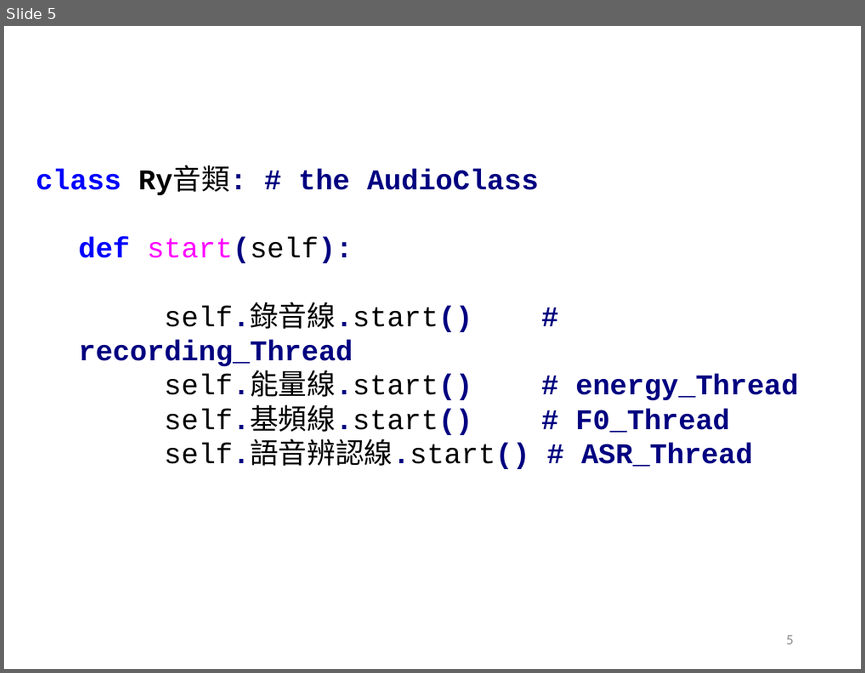
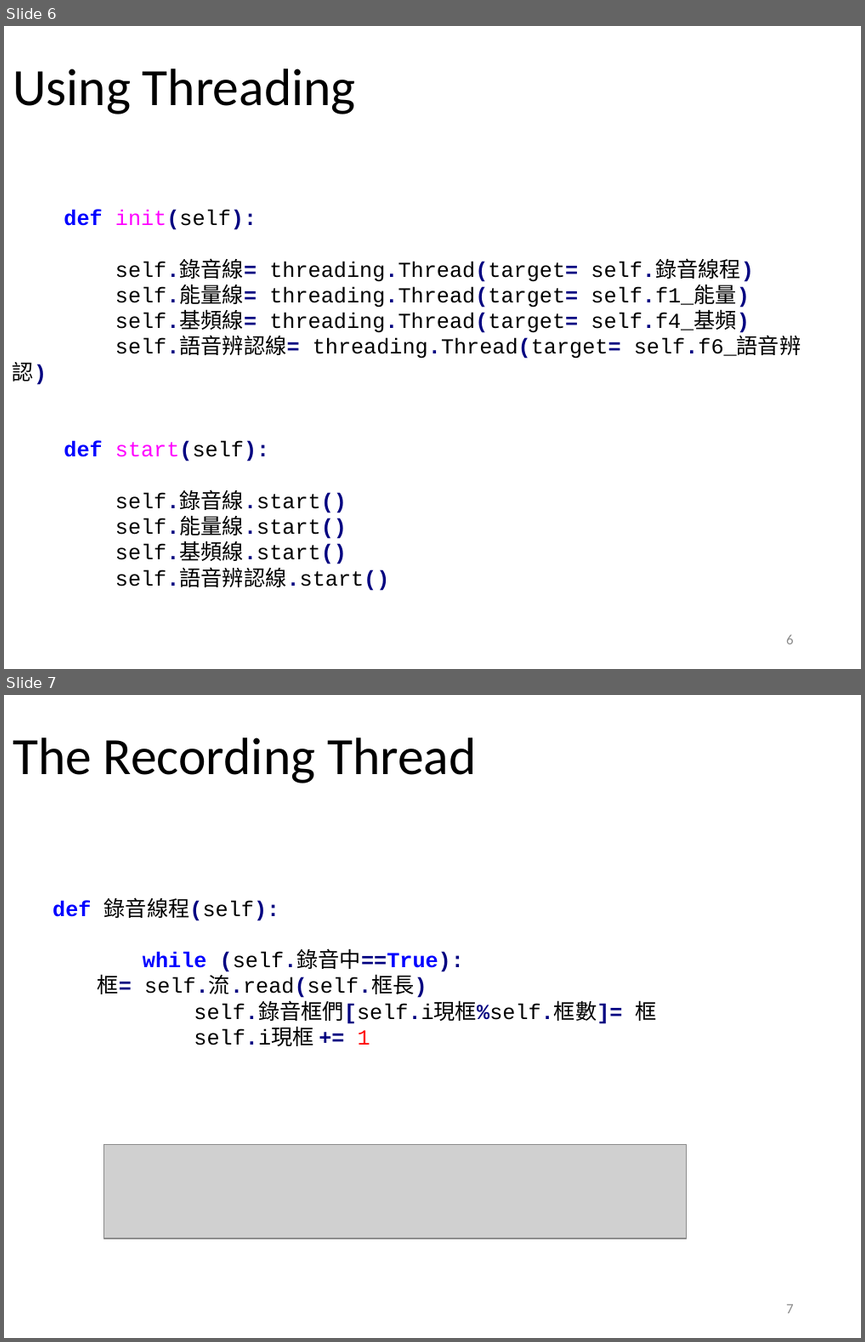
Before and after one commit to renyuanL/multilingualASR, a slide deck: ryMultilingualSongTrans.pptx. Shown one above the other, each under a label of ours: slide 5 before the commit, slides 6 and 7 after it. The pictures are 865x673 and 865x1342 pixels, drawn with LibreOffice and Linux fonts; fonts in the diff are those of the drawing; grey boxes stand for pictures. Boxes give left, top, right and bottom in pixels: in the first picture for what was removed or moved away, otherwise in the second. Text is boxed around its words. In the diff, an @@ line names an element or a change of style, - is before the commit and + after.

```diff
--- a/ryMultilingualSongTrans.pptx
+++ b/ryMultilingualSongTrans.pptx
@@ slide 7 added at bbox=[4, 695, 861, 1338], background #FFFFFF @@
@@ title added at bbox=[12, 737, 476, 783], 44 pt, text #000000 @@
+The Recording Thread
@@ text added at bbox=[52, 897, 657, 1046], 18 pt, text #000000 @@
+def 錄音線程(self):
+while (self.錄音中==True):
+框= self.流.read(self.框長)
+self.錄音框們[self.i現框%self.框數]= 框
+self.i現框 += 1
@@ picture added at bbox=[103, 1145, 686, 1238] @@
@@ page number added at bbox=[786, 1304, 793, 1313], 12 pt, text #8C8C8C @@
+7
@@ what was slide 5 is now slide 6 @@
@@ slide 6 changed as well @@
@@ title added at bbox=[12, 68, 356, 114], 44 pt, text #000000 @@
+Using Threading
@@ text "def init(self):": place and size @@
-text "def init(self):" at bbox=[35, 168, 798, 469]
+text "def init(self):" at bbox=[64, 210, 801, 590]
@@ text at bbox=[64, 210, 801, 358]: text changed; size 24 to 18 pt; text colour #000080 to #000000; bold off @@
-class Ry音類: # the AudioClass
+def init(self):
+self.錄音線= threading.Thread(target= self.錄音線程)
+self.能量線= threading.Thread(target= self.f1_能量)
+self.基頻線= threading.Thread(target= self.f4_基頻)
+self.語音辨認線= threading.Thread(target= self.f6_語音辨認)
@@ text at bbox=[64, 441, 269, 461]: size 24 to 18 pt in "def start(self):"; list level 2 to 1 in "def start(self):" @@
@@ text at bbox=[115, 492, 390, 590]: text changed; size 24 to 18 pt; text colour #000080 to #000000; bold off @@
-  self.錄音線.start() # recording_Thread
-  self.能量線.start() # energy_Thread
-  self.基頻線.start() # F0_Thread
-  self.語音辨認線.start() # ASR_Thread
+self.錄音線.start()
+self.能量線.start()
+self.基頻線.start()
+self.語音辨認線.start()
@@ page number at bbox=[786, 635, 793, 644]: text changed @@
-5
+6
```
Also in this commit, not shown: 5 other slides changed, 2 other slides added, 3 other files.
